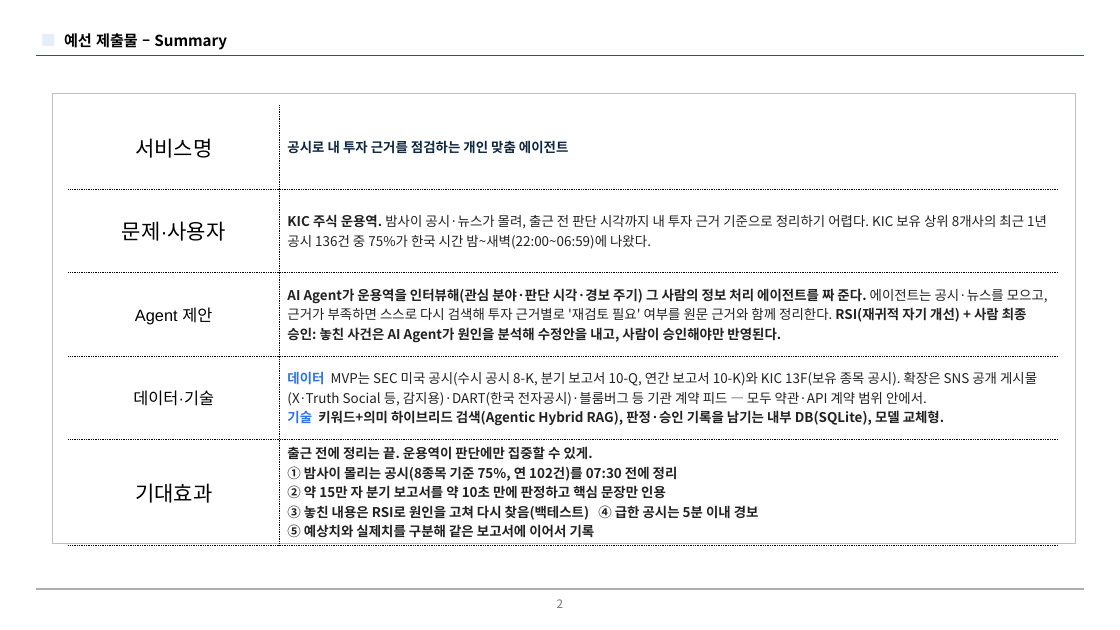
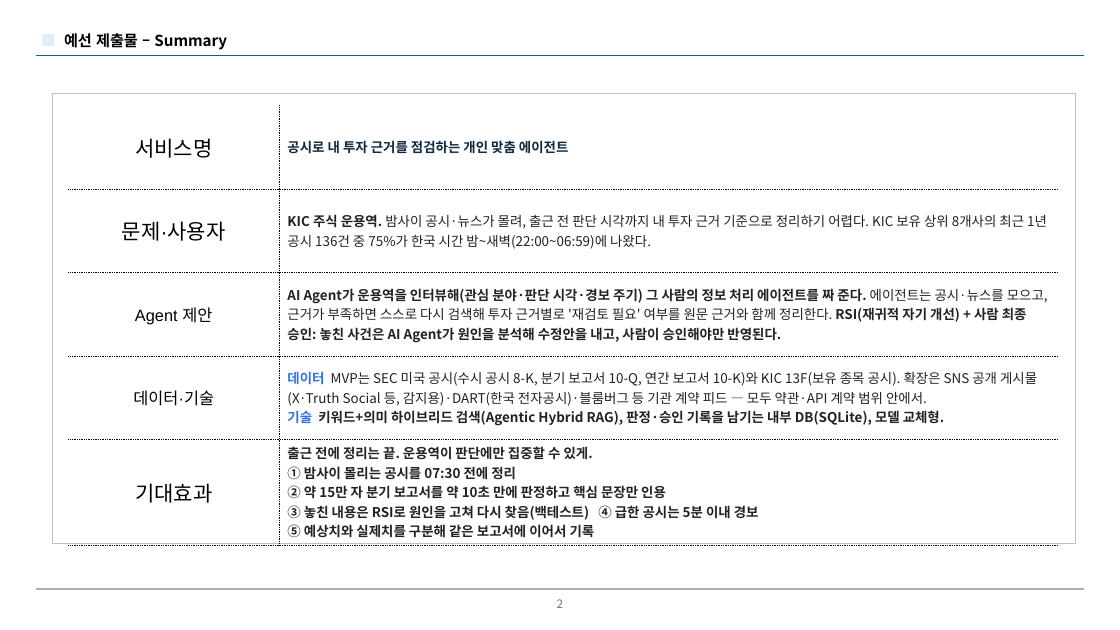
Before and after one commit to moon3853/thesis-fit, a slide deck: slide 2 of deck/KIC_최종기획서_ThesisFit.pptx. Drawn at 1120x630 pixels with LibreOffice and Linux fonts; fonts in the diff are those of the drawing; background and template pictures are left out. Boxes give left, top, right and bottom in pixels: in the first picture for what was removed or moved away, otherwise in the second. Text is boxed around its words. In the diff, an @@ line names an element or a change of style, - is before the commit and + after.

```diff
--- a/deck/KIC_최종기획서_ThesisFit.pptx
+++ b/deck/KIC_최종기획서_ThesisFit.pptx
@@ table at (x1=68, y1=105, x2=1059, y2=542) @@
-row 5, column 2: 출근 전에 정리는 끝. 운용역이 판단에만 집중할 수 있게. ① 밤사이 몰리는 공시(8종목 기준 75%, 연 102건)를 07:30 전에 정리 ② 약 15만 자 분기 보고서를 약 10초 만에 판정하고 핵심 문장만 인용 ③ 놓친 내용은 RSI로 원인을 고쳐 다시 찾음(백테스트) ④ 급한 공시는 5분 이내 경보 ⑤ 예상치와 실제치를 구분해 같은 보고서에 이어서 기록
+row 5, column 2: 출근 전에 정리는 끝. 운용역이 판단에만 집중할 수 있게. ① 밤사이 몰리는 공시를 07:30 전에 정리 ② 약 15만 자 분기 보고서를 약 10초 만에 판정하고 핵심 문장만 인용 ③ 놓친 내용은 RSI로 원인을 고쳐 다시 찾음(백테스트) ④ 급한 공시는 5분 이내 경보 ⑤ 예상치와 실제치를 구분해 같은 보고서에 이어서 기록
```
Also in this commit, not shown: 6 other slides changed, 4 other files.
